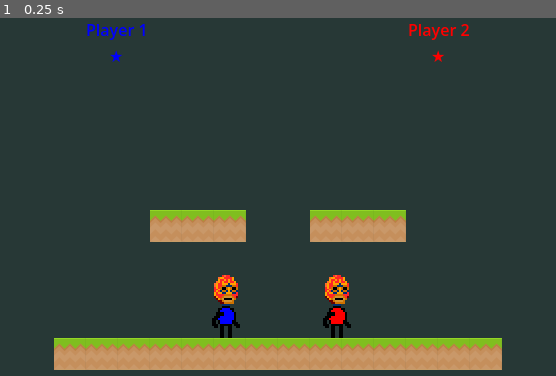
Above: before the commit, frame 1.
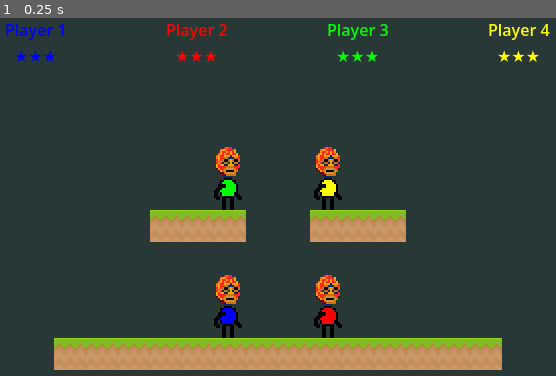
Above: after the commit, the same moment.

Repository: doctor-g/GGJ26
Game: Godot game, scene res://world/world.tscn
Same seed, same stepped clock (60 frames per second), same inputs: the game is played once before the commit and once after it. This scene is started directly instead of the project's main scene.
Inputs:
- Up to frame 1 (0.25 s): no input

The runs differ from the first frame. In frame 1, 3.7% of the frame differs, in the area x 1-99%, y 1-90%.

Commit message:
Add third and fourth players

Diff:
--- a/project/world/world.gd
+++ b/project/world/world.gd
@@ -1,8 +1,8 @@
 extends Control
 
 const COLORS : Array[Color] = [Color.BLUE, Color.RED, Color.GREEN, Color.YELLOW]
-const MAX_PLAYERS := 2
-const MAX_LIVES := 1
+const MAX_PLAYERS := 4
+const MAX_LIVES := 3
 
 ## How many seconds to wait before starting the next round
 const TIME_BETWEEN_GAMES := 3.5
--- a/project/world/world.tscn
+++ b/project/world/world.tscn
@@ -42,10 +42,16 @@
 unique_name_in_owner = true
 
 [node name="SpawnPoint" type="Marker2D" parent="SpawnPoints" unique_id=445113725]
-position = Vector2(268, 317)
+position = Vector2(270, 317)
 
 [node name="SpawnPoint2" type="Marker2D" parent="SpawnPoints" unique_id=1972516659]
-position = Vector2(379, 317)
+position = Vector2(370, 317)
+
+[node name="SpawnPoint3" type="Marker2D" parent="SpawnPoints" unique_id=845473920]
+position = Vector2(270, 189)
+
+[node name="SpawnPoint4" type="Marker2D" parent="SpawnPoints" unique_id=266577854]
+position = Vector2(370, 189)
 
 [node name="UI" type="CanvasLayer" parent="." unique_id=1415374583]
 
